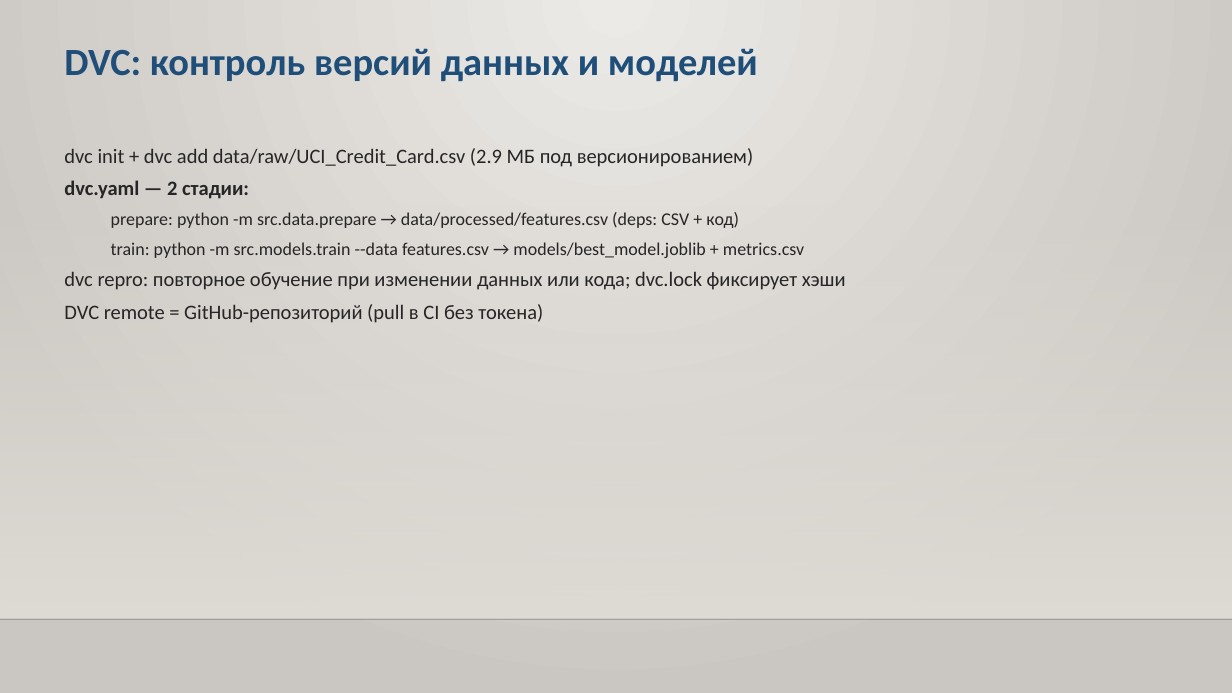
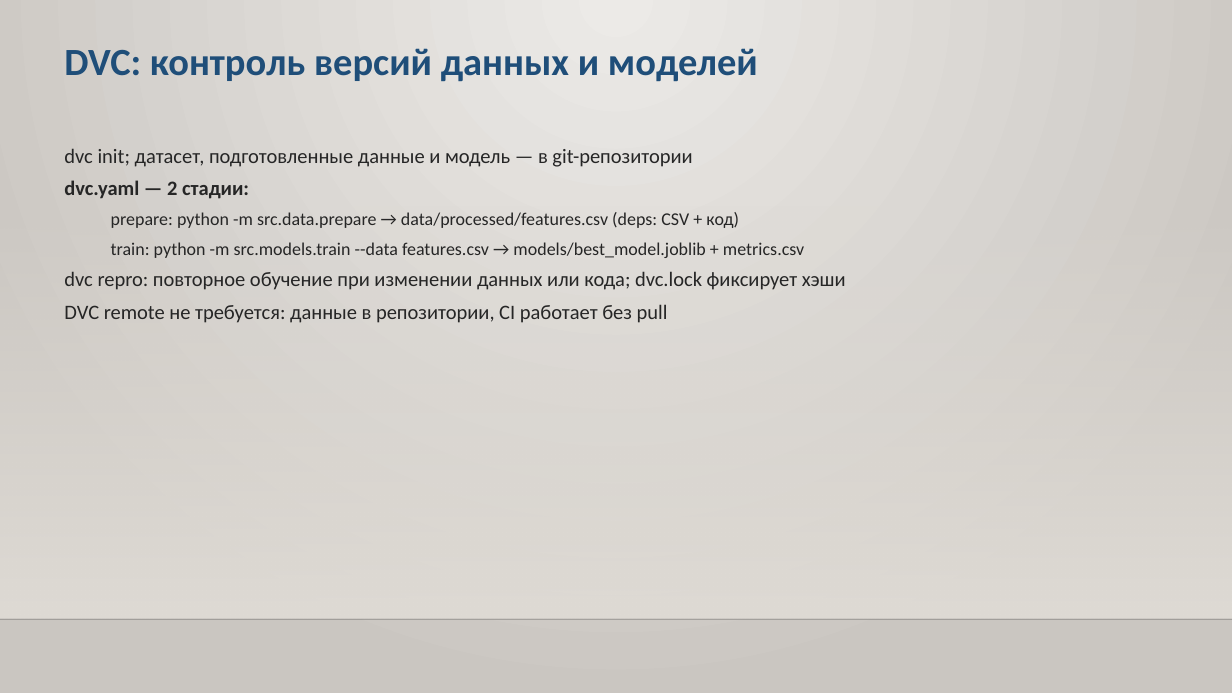
Before and after one commit to baro4ka/pd-pipeline, a slide deck: slide 11 of presentation/PD_pipeline_презентация.pptx. Drawn at 1232x693 pixels with LibreOffice and Linux fonts; fonts in the diff are those of the drawing; background and template pictures are left out. Boxes give left, top, right and bottom in pixels: in the first picture for what was removed or moved away, otherwise in the second. Text is boxed around its words. In the diff, an @@ line names an element or a change of style, - is before the commit and + after.

Commit message:
F11: данные и модель в репозитории (git), DVC-пайплайн без remote, CI без dvc pull, правки README и презентации

```diff
--- a/presentation/PD_pipeline_презентация.pptx
+++ b/presentation/PD_pipeline_презентация.pptx
@@ text at (64,148,692,167): text changed @@
-dvc init + dvc add data/raw/UCI_Credit_Card.csv (2.9 МБ под версионированием)
+dvc init; датасет, подготовленные данные и модель — в git-репозитории
@@ text at (64,304,668,323): text changed @@
-DVC remote = GitHub-репозиторий (pull в CI без токена)
+DVC remote не требуется: данные в репозитории, CI работает без pull
```
Also in this commit, not shown: 2 other slides changed, 15 other files.
